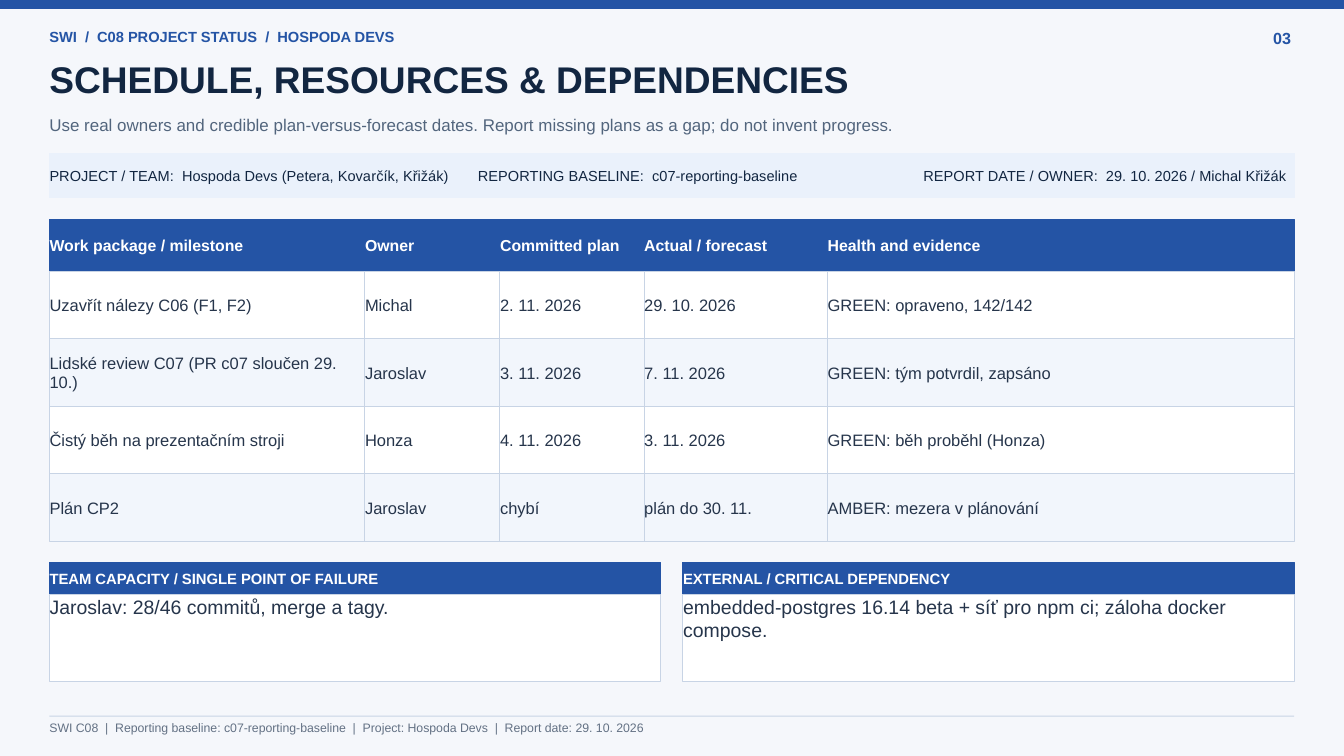
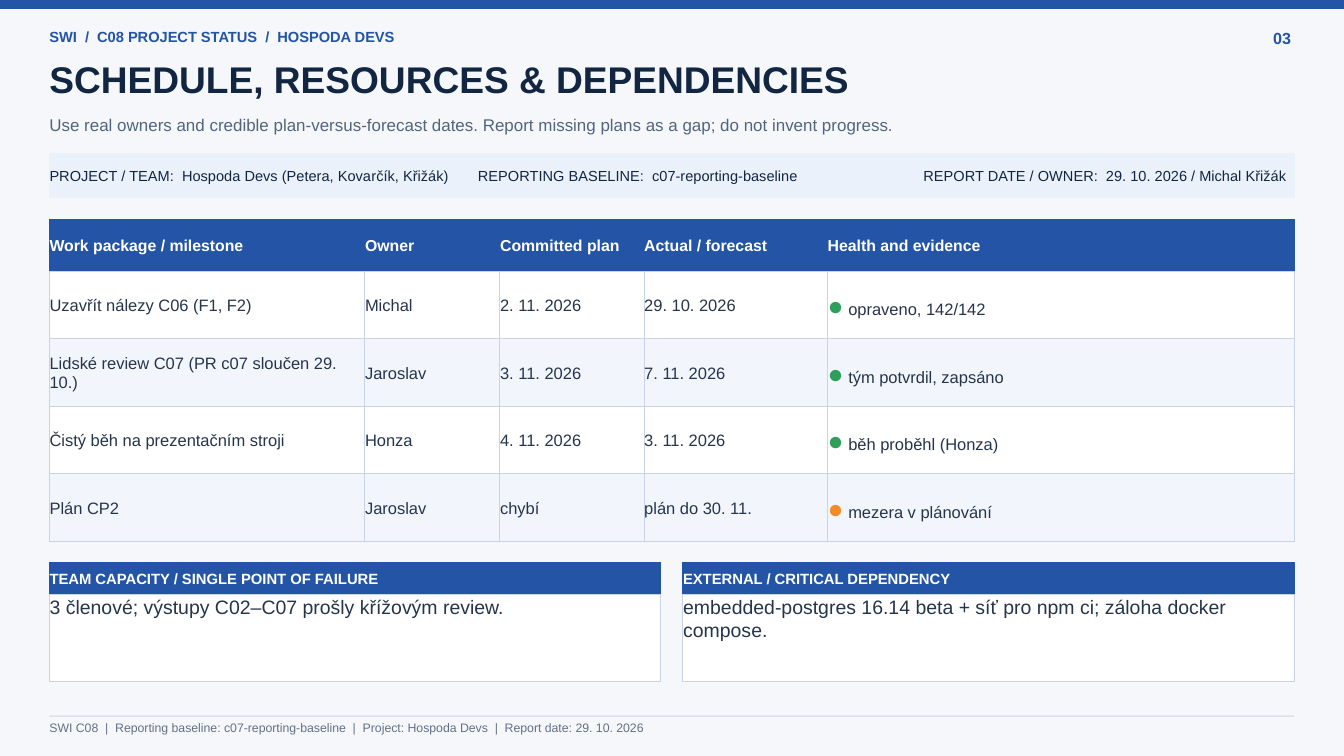
Before and after one commit to jaroslavpetera/swi_project, a slide deck: slide 3 of docs/c08-project-status.pptx. Drawn at 1344x756 pixels with LibreOffice and Linux fonts; fonts in the diff are those of the drawing. Boxes give left, top, right and bottom in pixels: in the first picture for what was removed or moved away, otherwise in the second. Text is boxed around its words. In the diff, an @@ line names an element or a change of style, - is before the commit and + after.

```diff
--- a/docs/c08-project-status.pptx
+++ b/docs/c08-project-status.pptx
@@ text in rectangle at (848, 303, 986, 319): text changed @@
-GREEN: opraveno, 142/142
+● opraveno, 142/142
@@ text in rectangle at (848, 371, 1003, 386): text changed @@
-GREEN: tým potvrdil, zapsáno
+● tým potvrdil, zapsáno
@@ text in rectangle at (848, 438, 999, 454): text changed @@
-GREEN: běh proběhl (Honza)
+● běh proběhl (Honza)
@@ text in rectangle at (848, 506, 992, 521): text changed @@
-AMBER: mezera v plánování
+● mezera v plánování
@@ text in rectangle at (50, 599, 504, 618): text changed @@
-Jaroslav: 28/46 commitů, merge a tagy.
+3 členové; výstupy C02–C07 prošly křížovým review.
```
Also in this commit, not shown: 4 other slides changed.
